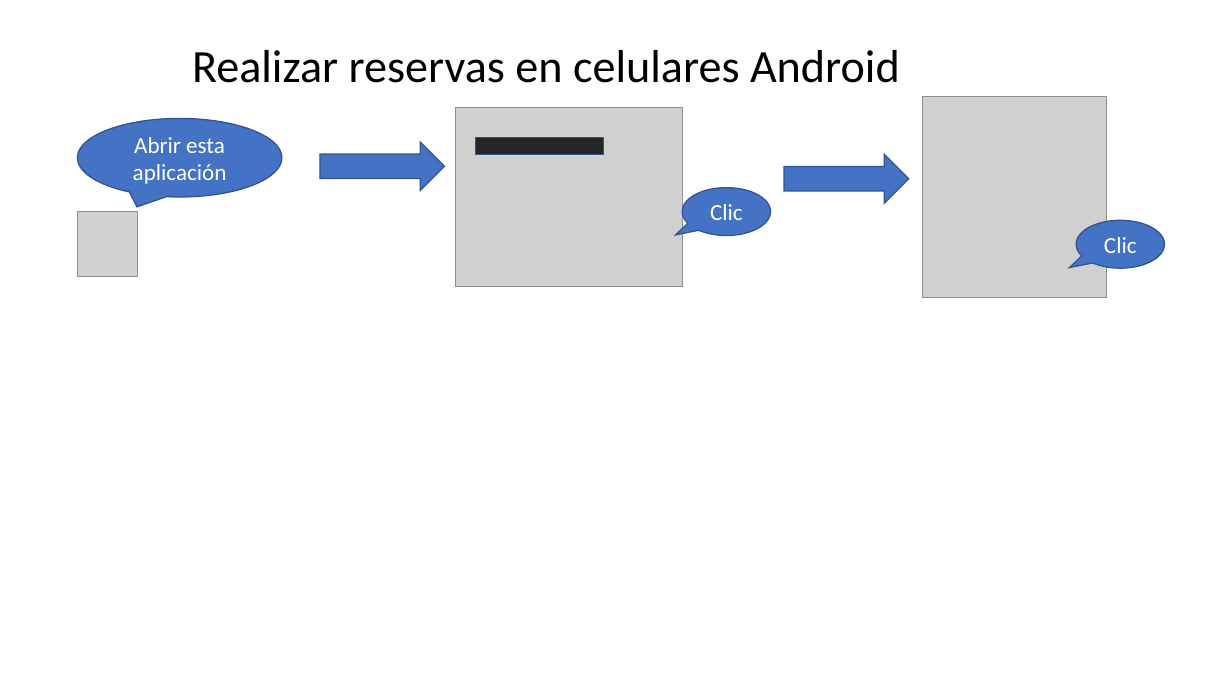
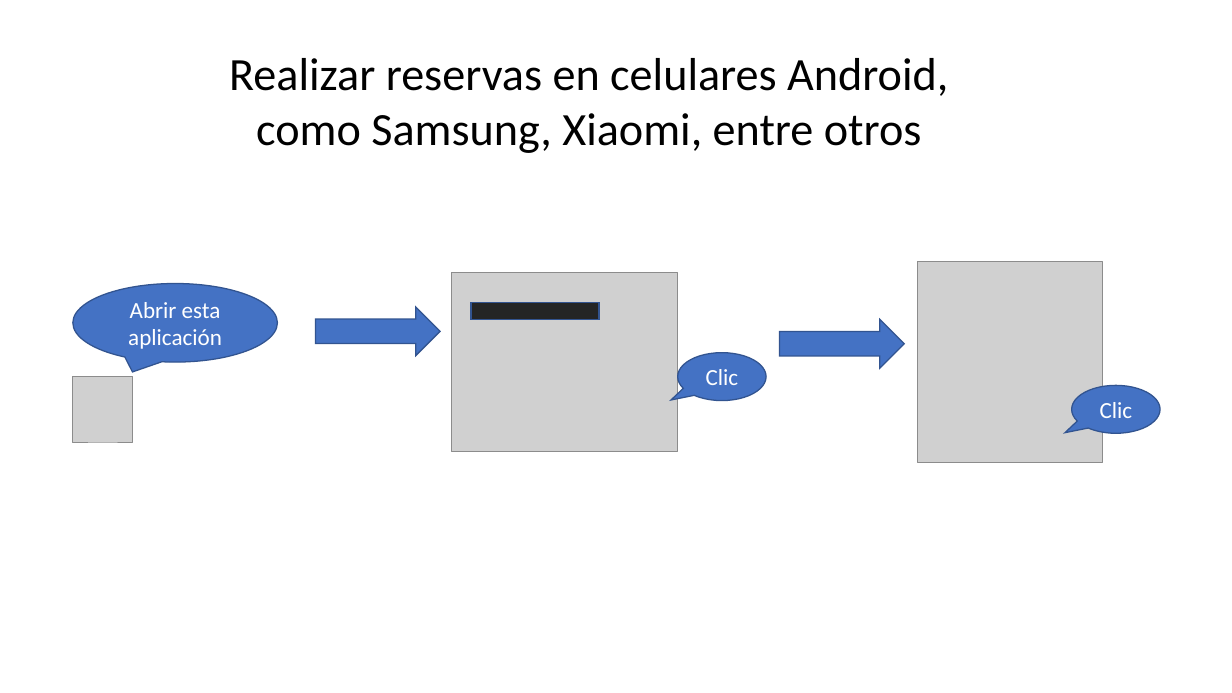
Before and after one commit to consejoyk1/intra, a slide deck: slide 3 of docs/realizar-reserva.pptx. Drawn at 1232x693 pixels with LibreOffice and Linux fonts; fonts in the diff are those of the drawing; grey boxes stand for pictures. Boxes give left, top, right and bottom in pixels: in the first picture for what was removed or moved away, otherwise in the second. Text is boxed around its words. In the diff, an @@ line names an element or a change of style, - is before the commit and + after.

```diff
--- a/docs/realizar-reserva.pptx
+++ b/docs/realizar-reserva.pptx
@@ text at [229,58,948,153]: text changed @@
-Realizar reservas en celulares Android
+Realizar reservas en celulares Android, como Samsung, Xiaomi, entre otros
@@ 3 pictures, 3 speech bubbles, 2 right arrows, 1 rectangle: place and size @@
-3 pictures, 3 speech bubbles, 2 right arrows, 1 rectangle at [78,97,1165,299]
+3 pictures, 3 speech bubbles, 2 right arrows, 1 rectangle at [73,262,1161,463]
```
Also in this commit, not shown: 2 other slides changed, 3 other files.
